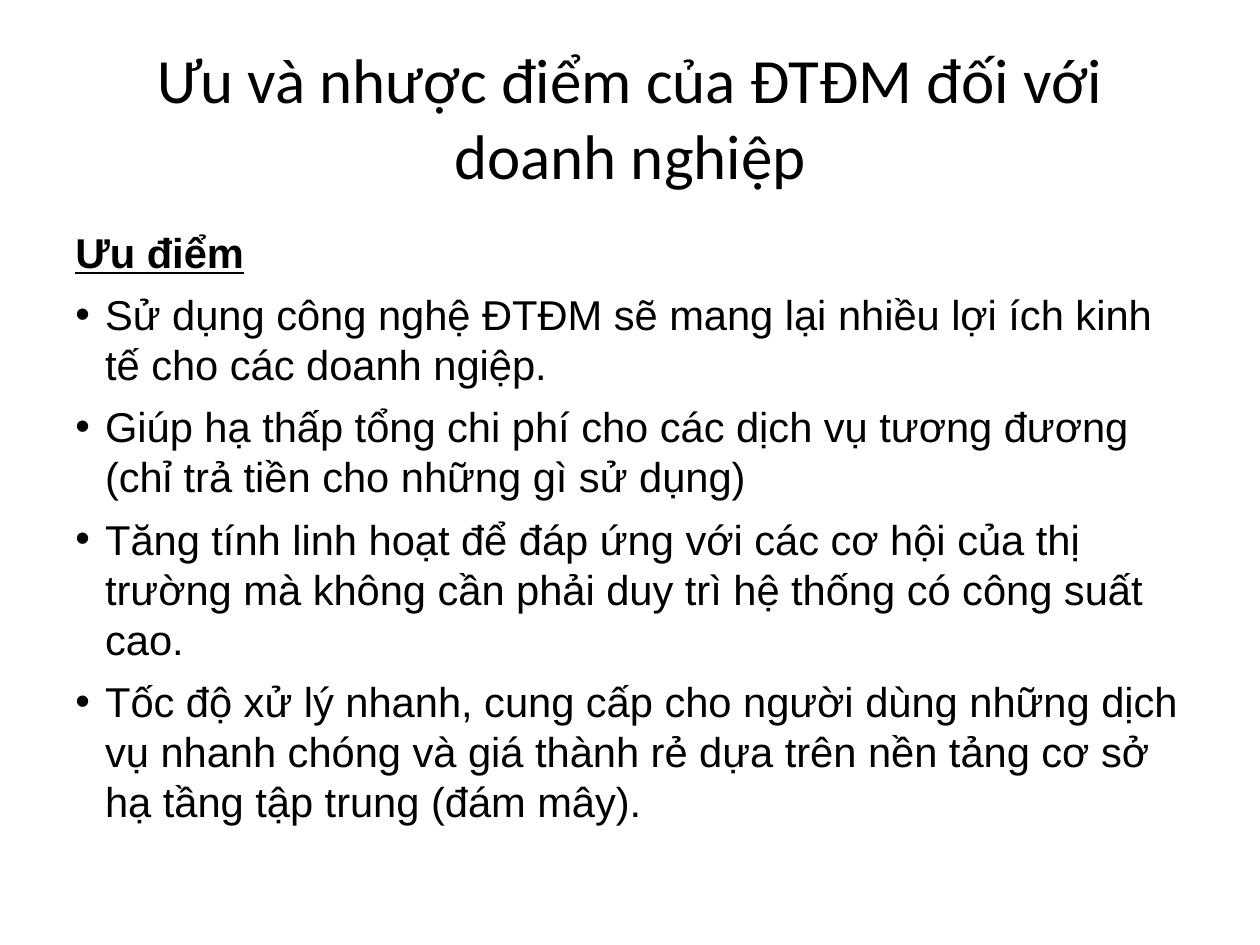
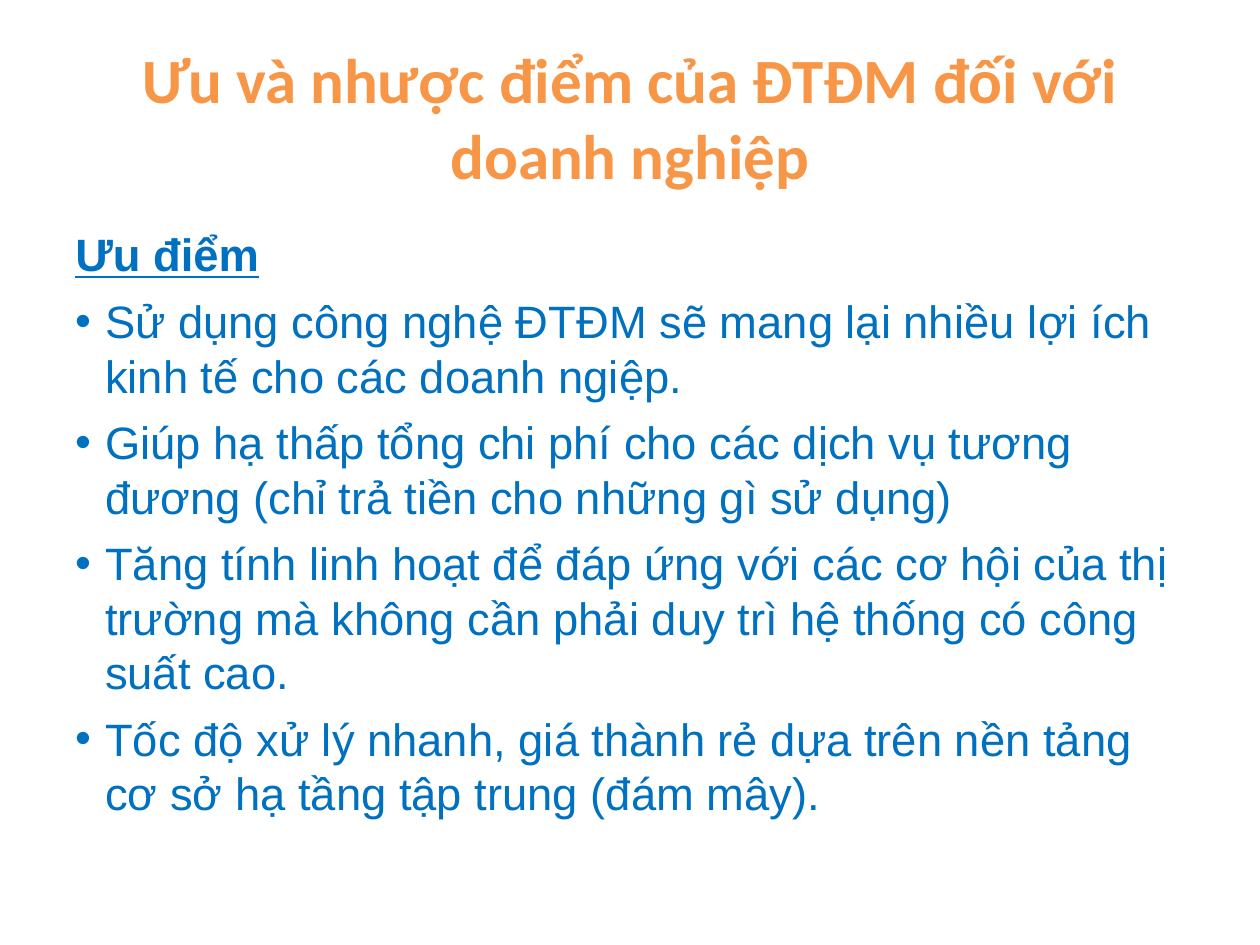
Before and after one commit to ndlongit/longnd-data, a slide deck: slide 7 of Temp/Bai tap ky nang - NDL.ppt. Drawn at 1260x945 pixels with LibreOffice and Linux fonts; fonts in the diff are those of the drawing. Boxes give left, top, right and bottom in pixels: in the first picture for what was removed or moved away, otherwise in the second. Text is boxed around its words. In the diff, an @@ line names an element or a change of style, - is before the commit and + after.

Commit message:
Color

```diff
--- a/Temp/Bai tap ky nang - NDL.ppt
+++ b/Temp/Bai tap ky nang - NDL.ppt
@@ title "Ưu và nhược điểm của ..." at box(142, 53, 1116, 190): text colour #000000 to #F79646, bold on @@
@@ text at box(75, 236, 1167, 690): size 23.8 to 25.9 pt, text colour #000000 to #0070C0 in "Ưu điểm", "Sử dụng công nghệ ĐTĐM sẽ mang ...", "Giúp hạ thấp tổng chi phí cho ...", "Tăng tính linh hoạt để đáp ứng ..."; bullet colour #000000 to #0070C0 @@
@@ text at box(105, 721, 1131, 820): text changed; size 23.8 to 25.9 pt; text colour #000000 to #0070C0 @@
-• Tốc độ xử lý nhanh, cung cấp cho người dùng những dịch vụ nhanh chóng và giá thành rẻ dựa trên nền tảng cơ sở hạ tầng tập trung (đám mây).
+• Tốc độ xử lý nhanh, giá thành rẻ dựa trên nền tảng cơ sở hạ tầng tập trung (đám mây).
```
Also in this commit, not shown: 8 other slides changed, 6 slides added, 1 slide removed.
